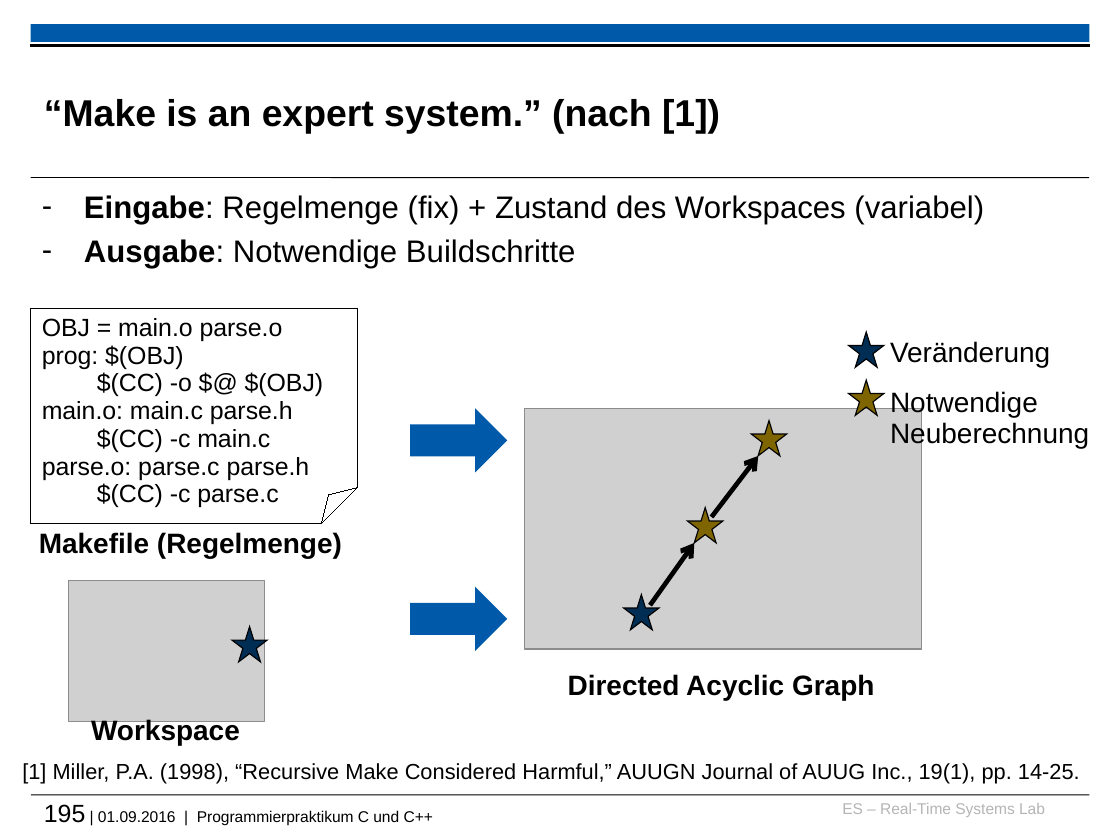
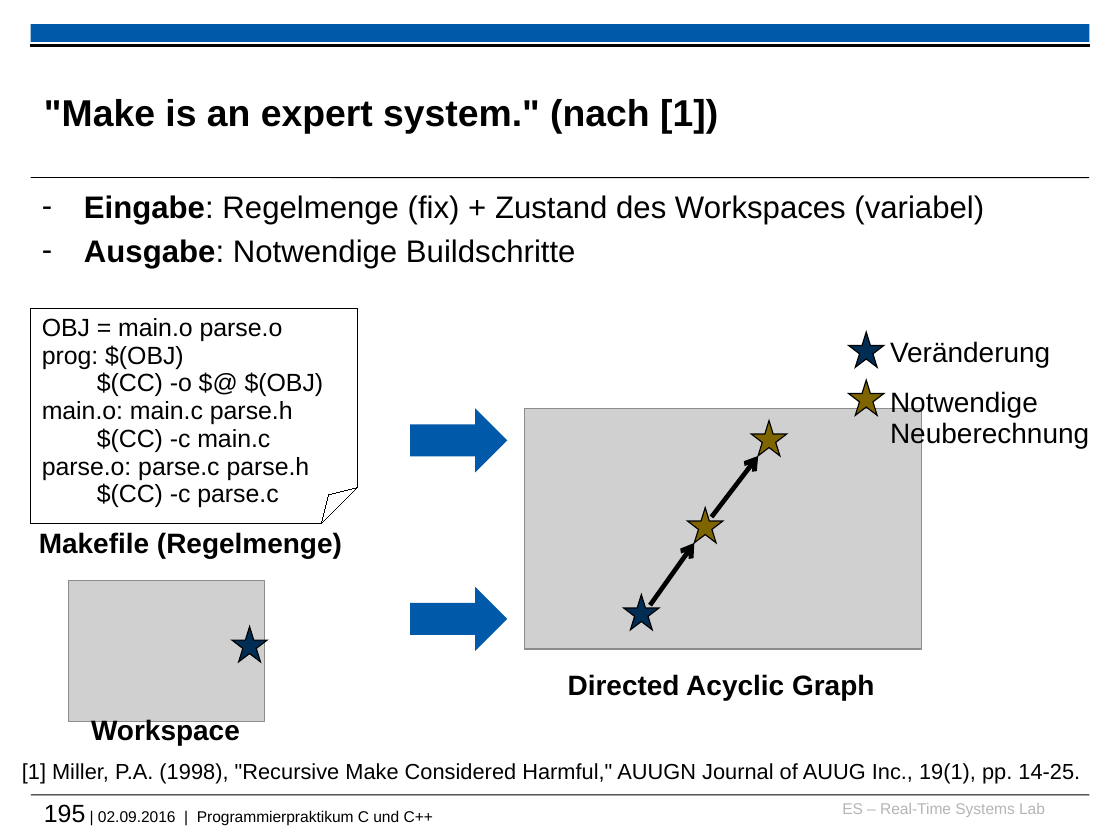
Before and after one commit to h82k/tud-cppp, a slide deck: slide 195 of cppp_lecture.pptx. Drawn at 1120x840 pixels with LibreOffice and Linux fonts; fonts in the diff are those of the drawing; grey boxes stand for pictures; background and template pictures are left out. Boxes give left, top, right and bottom in pixels: in the first picture for what was removed or moved away, otherwise in the second. Text is boxed around its words. In the diff, an @@ line names an element or a change of style, - is before the commit and + after.

```diff
--- a/cppp_lecture.pptx
+++ b/cppp_lecture.pptx
@@ title at box(44, 99, 718, 133): text changed @@
-“Make is an expert system.” (nach [1])
+"Make is an expert system." (nach [1])
@@ text at box(22, 763, 1080, 784): text changed @@
-[1] Miller, P.A. (1998), “Recursive Make Considered Harmful,” AUUGN Journal of AUUG Inc., 19(1), pp. 14-25.
+[1] Miller, P.A. (1998), "Recursive Make Considered Harmful," AUUGN Journal of AUUG Inc., 19(1), pp. 14-25.
@@ text at box(44, 804, 433, 825): text changed @@
-195 | 01.09.2016 | Programmierpraktikum C und C++
+195 | 02.09.2016 | Programmierpraktikum C und C++
```
Also in this commit, not shown: 68 other slides changed, 2 slides added, 2 other files.
